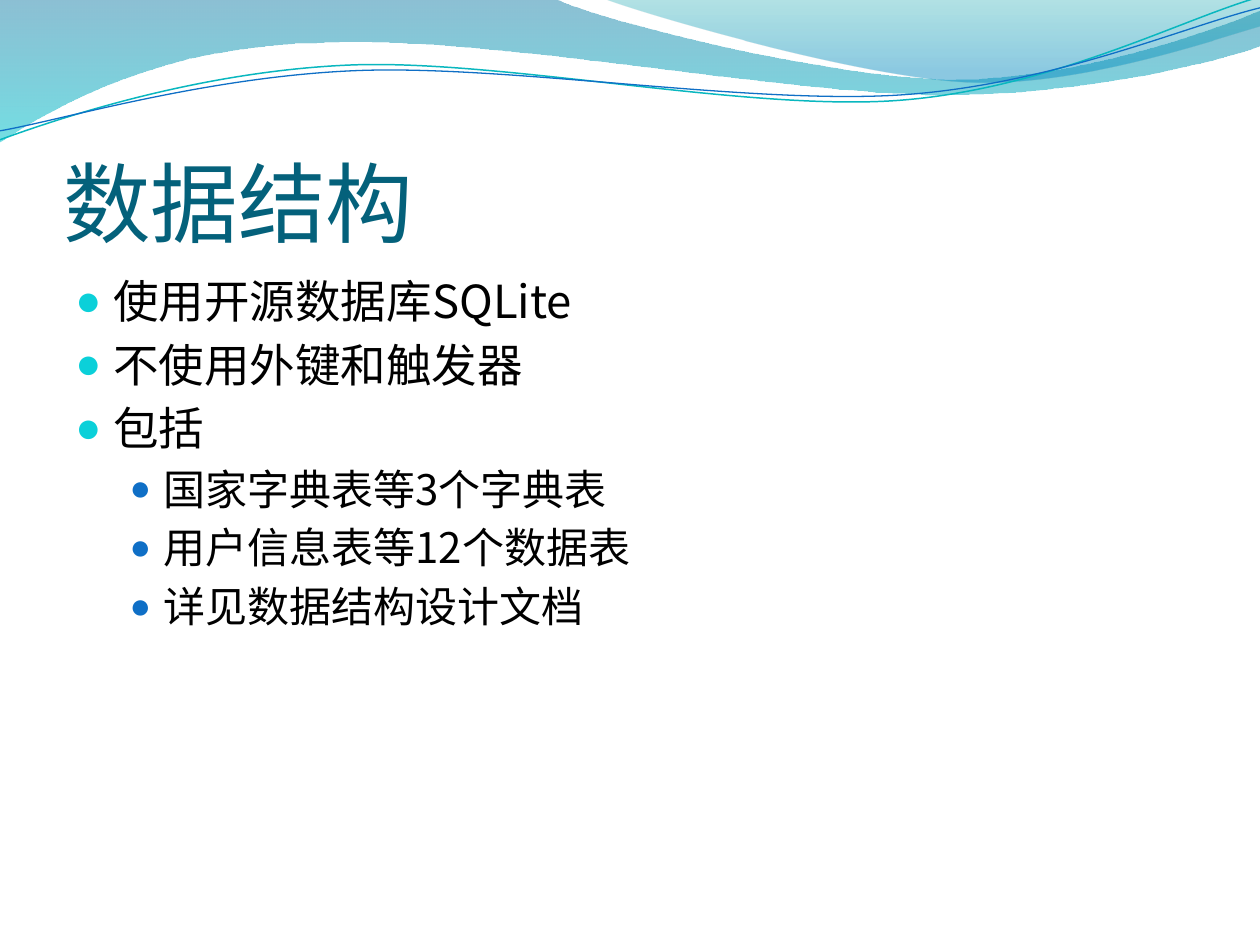
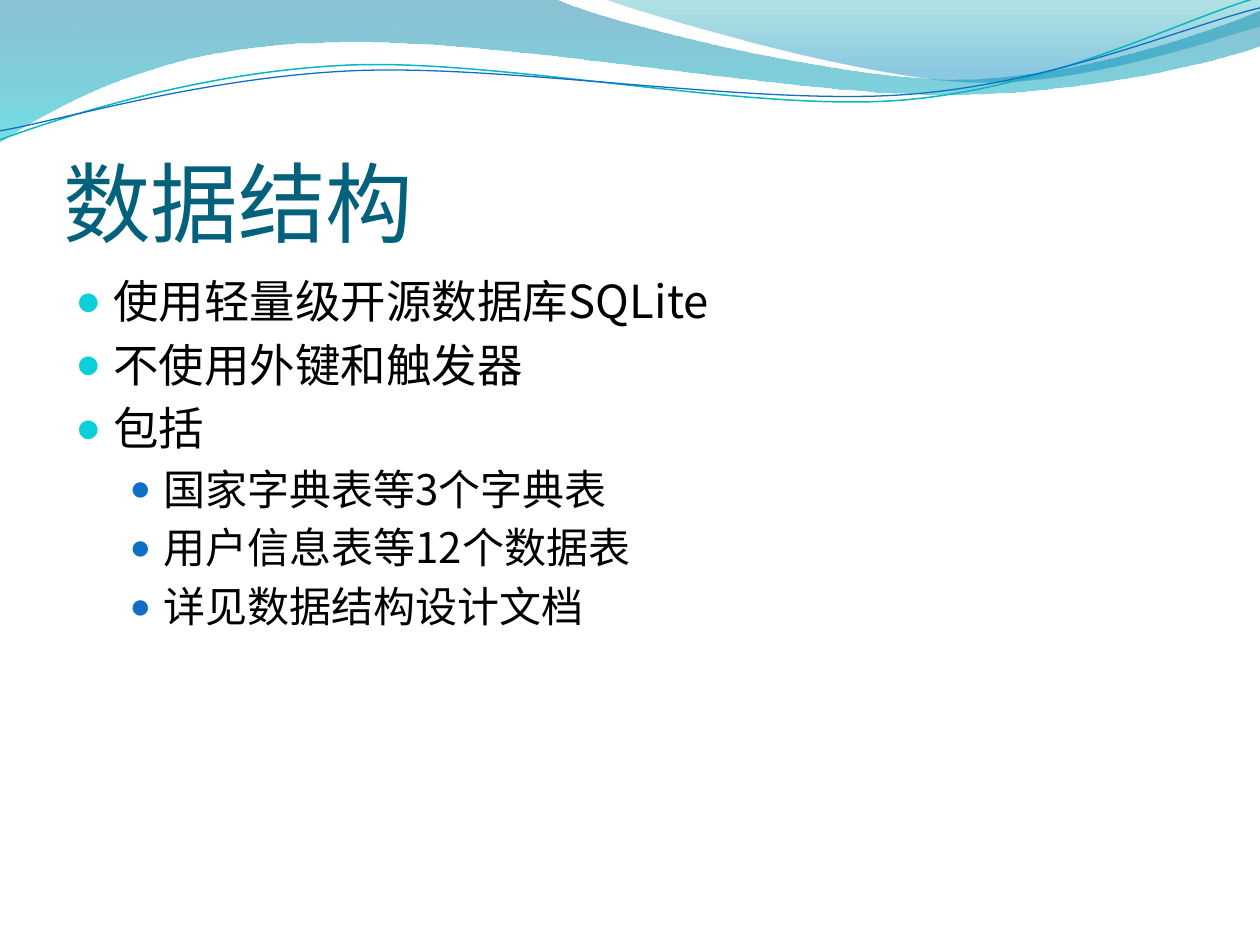
Before and after one commit to ggxx/SextantTG, a slide deck: slide 5 of doc/大作业汇报.pptx. Drawn at 1260x945 pixels with LibreOffice and Linux fonts; fonts in the diff are those of the drawing; background and template pictures are left out. Boxes give left, top, right and bottom in pixels: in the first picture for what was removed or moved away, otherwise in the second. Text is boxed around its words. In the diff, an @@ line names an element or a change of style, - is before the commit and + after.

```diff
--- a/doc/大作业汇报.pptx
+++ b/doc/大作业汇报.pptx
@@ text at (113,279,709,327): text changed @@
-● 使用开源数据库SQLite
+● 使用轻量级开源数据库SQLite
```
Also in this commit, not shown: 1 other slide changed, 6 other files.
